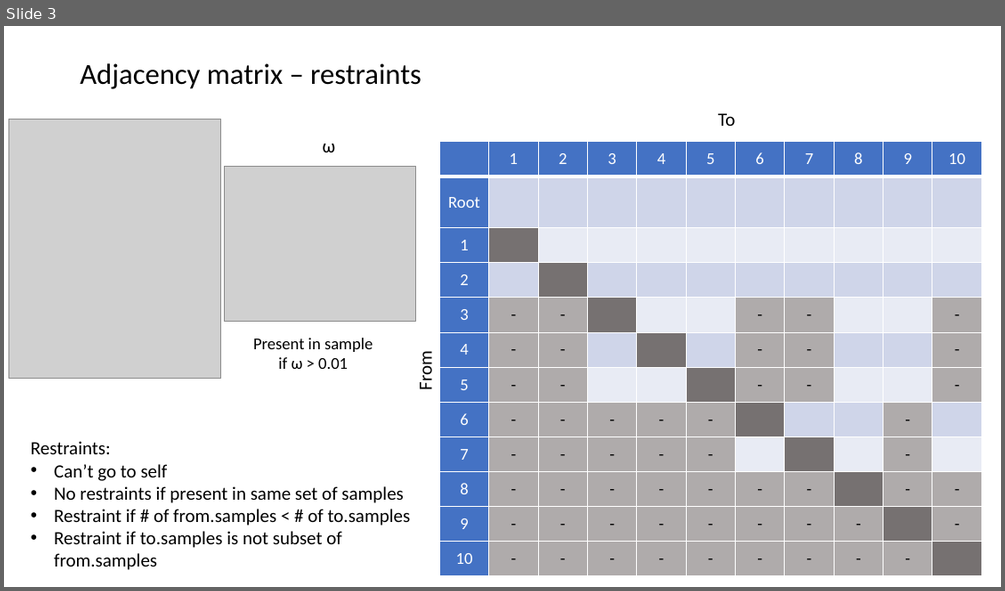
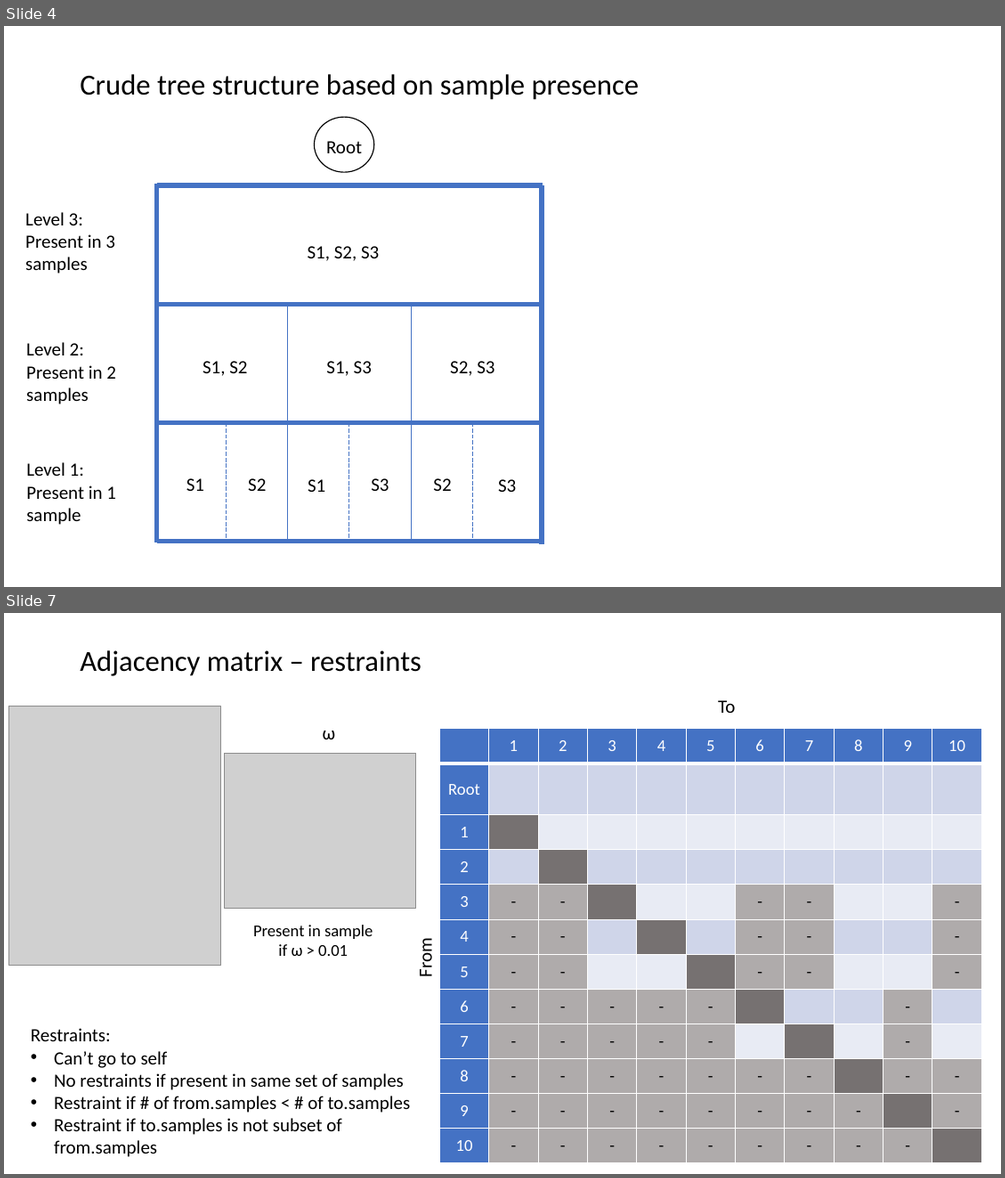
Before and after one commit to KarchinLab/pictograph, a slide deck: v6/figs/test-data-1.pptx. Shown one above the other, each under a label of ours: slide 3 before the commit, slides 4 and 7 after it; the slides between them are not shown. The pictures are 1005x591 and 1005x1178 pixels, drawn with LibreOffice and Linux fonts; fonts in the diff are those of the drawing; grey boxes stand for pictures. Boxes give left, top, right and bottom in pixels: in the first picture for what was removed or moved away, otherwise in the second. Text is boxed around its words. In the diff, an @@ line names an element or a change of style, - is before the commit and + after.

```diff
--- a/v6/figs/test-data-1.pptx
+++ b/v6/figs/test-data-1.pptx
@@ slide 4 added at (x1=4, y1=26, x2=1001, y2=587), background #FFFFFF @@
@@ title added at (x1=80, y1=74, x2=639, y2=100), 28 pt, text #000000 @@
+Crude tree structure based on sample presence
@@ group added at (x1=156, y1=118, x2=542, y2=544): 11 lines, 11 ellipses, 1 text @@
+S1, S2, S3
+S1, S2
+S1, S3
+S2, S3
+S1
+S2
+S1
+S3
+S2
+S3
+Root
@@ text added at (x1=25, y1=212, x2=115, y2=273), 18 pt, text #000000 @@
+Level 3:
+Present in 3 samples
@@ text added at (x1=26, y1=342, x2=116, y2=404), 18 pt, text #000000 @@
+Level 2:
+Present in 2 samples
@@ text added at (x1=26, y1=462, x2=116, y2=524), 18 pt, text #000000 @@
+Level 1:
+Present in 1 sample
@@ what was slide 3 is now slide 7 @@
```
Also in this commit, not shown: 2 slides changed, 3 other slides added.
